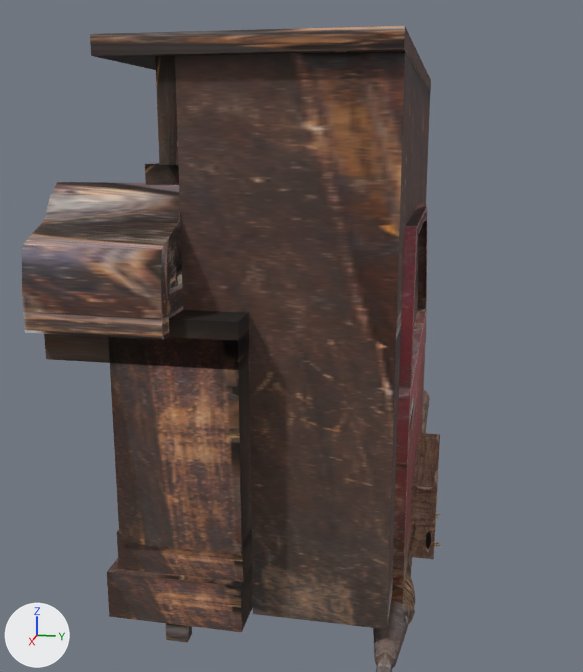
Renders of the glTF model public/assets/models/wasteland/scablands/crew-favours.glb from each side of a commit.
Both versions are drawn from a 50 mm camera at (2.218, 0.102, 1.107) aimed at (0.054, -0.331, 0.566). Every picture has the same lights, and +X, +Y and +Z are marked at lower left. The older version comes first. Where no turn or scale is listed for an object, it has been applied to the vertices.

Names of what the first picture shows: 'gerald-box', 'jax-harpoon', 'piano-upright', 'regret-door'.
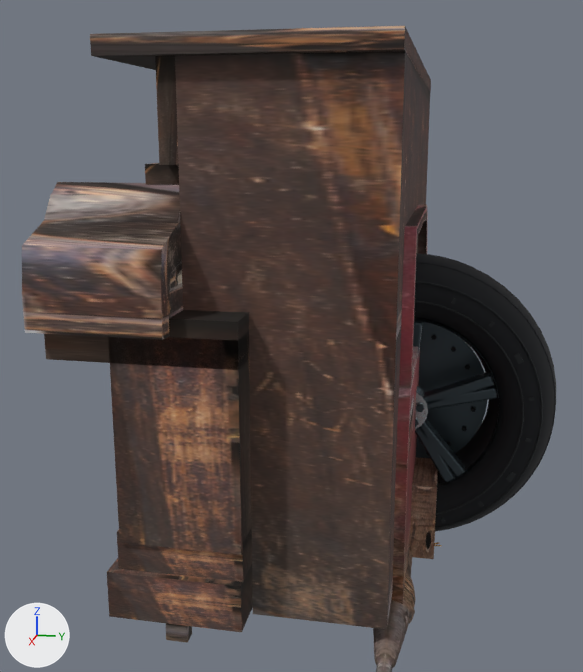
What differs and where, as boxes [x1, y1, x2, y2] in the pictures (583 x 672 px):
'regret-wheel-Tire rubber', added (black): after [414, 253, 556, 531]
'regret-wheel-Dark machined metal', added: after [413, 318, 499, 487]
'regret-wheel-Raised sidewall rubber', added: after [415, 281, 543, 529]
'regret-wheel-Machined aluminum', added (mostly hidden): after [415, 318, 498, 429]
'regret-wheel-Exhaust inner', added: after [426, 335, 476, 455]

The change, as a diff of the scene's bpy script:
```diff
--- a/public/assets/models/wasteland/scablands/crew-favours.glb.py
+++ b/public/assets/models/wasteland/scablands/crew-favours.glb.py
@@ mat_tire_rubber @@
+mat_tire_rubber = principled_material('Tire rubber')
+mat_tire_rubber.base_color = (0.00518, 0.00651, 0.00913)  # black #101318
+mat_tire_rubber.roughness = 0.89
@@ mat_raised_sidewall_rubber @@
+mat_raised_sidewall_rubber = principled_material('Raised sidewall rubber')
+mat_raised_sidewall_rubber.base_color = (0.0194, 0.0232, 0.0252)  # black #262a2c
+mat_raised_sidewall_rubber.roughness = 0.94
@@ mat_machined_aluminum @@
+mat_machined_aluminum = principled_material('Machined aluminum')
+mat_machined_aluminum.base_color = (0.485, 0.533, 0.558)  # light grey #b9c1c5
+mat_machined_aluminum.metallic = 0.92
+mat_machined_aluminum.roughness = 0.24
@@ mat_exhaust_inner @@
+mat_exhaust_inner = principled_material('Exhaust inner')
+mat_exhaust_inner.base_color = (0.00243, 0.00368, 0.00439)  # black #080c0e
+mat_exhaust_inner.roughness = 0.94
@@ mat_dark_machined_metal @@
+mat_dark_machined_metal = principled_material('Dark machined metal')
+mat_dark_machined_metal.base_color = (0.0529, 0.0723, 0.0844)  # greyish blue #414c52
+mat_dark_machined_metal.metallic = 0.78
+mat_dark_machined_metal.roughness = 0.38
@@ me_mesh_15 @@
+me_mesh_15.from_pydata(...)  # 1157 vertices, 2176 faces; spans x -0.16..0.16, y -0.4..0.4, z -0.4..0.4
+me_mesh_15.materials.append(mat_tire_rubber)  # black #101318
@@ me_mesh_18 @@
+me_mesh_18.from_pydata(...)  # 536 vertices, 984 faces; spans x 0.144..0.162, y -0.35..0.35, z -0.35..0.35
+me_mesh_18.materials.append(mat_raised_sidewall_rubber)  # black #262a2c
@@ me_mesh_17 @@
+me_mesh_17.from_pydata(...)  # 332 vertices, 640 faces; spans x 0.084..0.148, y -0.262..0.262, z -0.262..0.262
+me_mesh_17.materials.append(mat_machined_aluminum)  # light grey #b9c1c5
@@ me_mesh_19 @@
+me_mesh_19.from_pydata(...)  # 252 vertices, 432 faces; spans x 0.006..0.014, y -0.186..0.186, z -0.188..0.188
+me_mesh_19.materials.append(mat_exhaust_inner)  # black #080c0e
@@ me_mesh_16 @@
+me_mesh_16.from_pydata(...)  # 1748 vertices, 3344 faces; spans x -0.084..0.158, y -0.252..0.252, z -0.252..0.252
+me_mesh_16.materials.append(mat_dark_machined_metal)  # greyish blue #414c52
@@ ob_regret_wheel_tire_rubber @@
+ob_regret_wheel_tire_rubber = bpy.data.objects.new('regret-wheel-Tire rubber', me_mesh_15)
+ob_regret_wheel_tire_rubber.location = (0.0, 0.0, 0.4)
@@ ob_regret_wheel_raised_sidewall_rubber @@
+ob_regret_wheel_raised_sidewall_rubber = bpy.data.objects.new('regret-wheel-Raised sidewall rubber', me_mesh_18)
+ob_regret_wheel_raised_sidewall_rubber.location = (0.0, 0.0, 0.4)
@@ ob_regret_wheel_machined_aluminum @@
+ob_regret_wheel_machined_aluminum = bpy.data.objects.new('regret-wheel-Machined aluminum', me_mesh_17)
+ob_regret_wheel_machined_aluminum.location = (0.0, 0.0, 0.4)
@@ ob_regret_wheel_exhaust_inner @@
+ob_regret_wheel_exhaust_inner = bpy.data.objects.new('regret-wheel-Exhaust inner', me_mesh_19)
+ob_regret_wheel_exhaust_inner.location = (0.0, 0.0, 0.4)
@@ ob_regret_wheel_dark_machined_metal @@
+ob_regret_wheel_dark_machined_metal = bpy.data.objects.new('regret-wheel-Dark machined metal', me_mesh_16)
+ob_regret_wheel_dark_machined_metal.location = (0.0, 0.0, 0.4)
```
